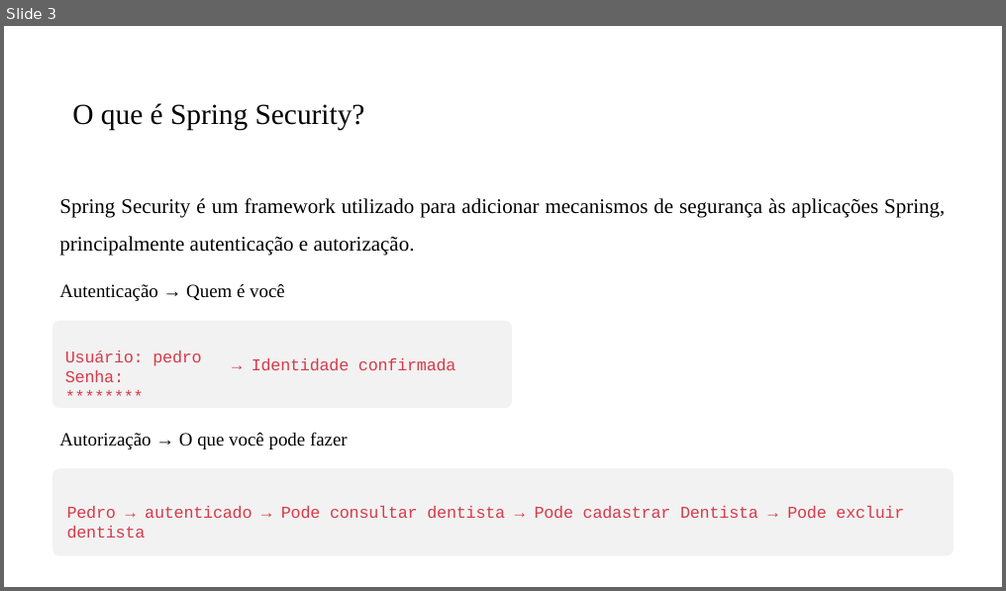
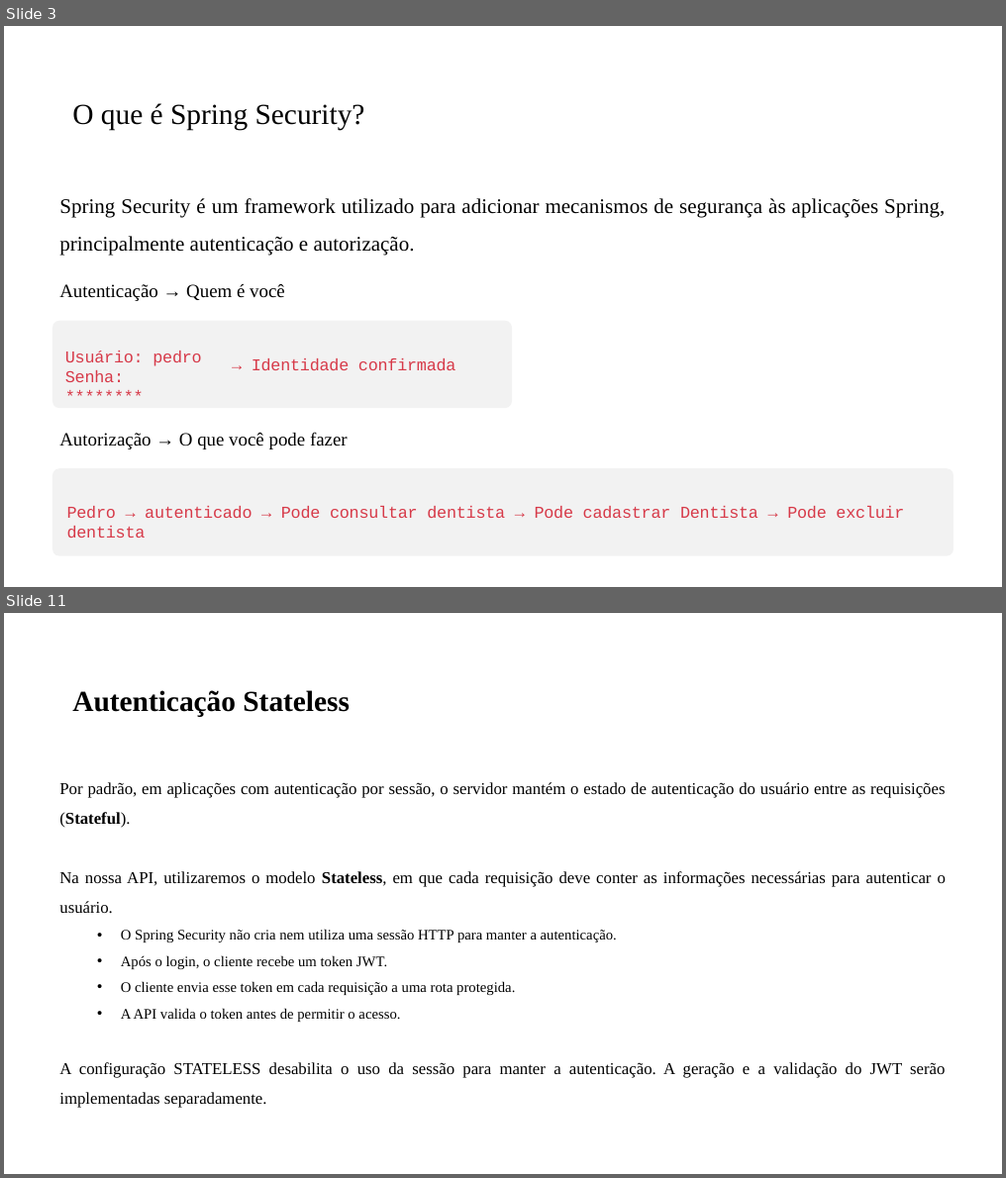
Before and after one commit to PedroMiho/UMC, a slide deck: engenharia-software/software-corporativo/boas-praticas/aula-06-spring-security/spring-security.pptx. Shown one above the other, each under a label of ours: slide 3 before the commit, slides 3 and 11 after it; the slides between them are not shown. The pictures are 1006x591 and 1006x1178 pixels, drawn with LibreOffice and Linux fonts; fonts in the diff are those of the drawing; background and template pictures are left out. Boxes give left, top, right and bottom in pixels: in the first picture for what was removed or moved away, otherwise in the second. Text is boxed around its words. In the diff, an @@ line names an element or a change of style, - is before the commit and + after.

```diff
--- a/engenharia-software/software-corporativo/boas-praticas/aula-06-spring-security/spring-security.pptx
+++ b/engenharia-software/software-corporativo/boas-praticas/aula-06-spring-security/spring-security.pptx
@@ slide 11 added at box(4, 613, 1002, 1174), background #FFFFFF @@
@@ title added at box(72, 690, 350, 717), 28 pt, text #000000, bold @@
+Autenticação Stateless
@@ text added at box(59, 782, 945, 1108), 16 pt, text #000000 @@
+Por padrão, em aplicações com autenticação por sessão, o servidor mantém o estado de autenticação do usuário entre as requisições (Stateful).
+Na nossa API, utilizaremos o modelo Stateless, em que cada requisição deve conter as informações necessárias para autenticar o usuário.
+  • O Spring Security não cria nem utiliza uma sessão HTTP para manter a autenticação.
+  • Após o login, o cliente recebe um token JWT.
+  • O cliente envia esse token em cada requisição a uma rota protegida.
+  • A API valida o token antes de permitir o acesso.
+A configuração STATELESS desabilita o uso da sessão para manter a autenticação. A geração e a validação do JWT serão implementadas separadamente.
```
Also in this commit, not shown: 5 slides changed, 3 other slides added, 49 other files.
